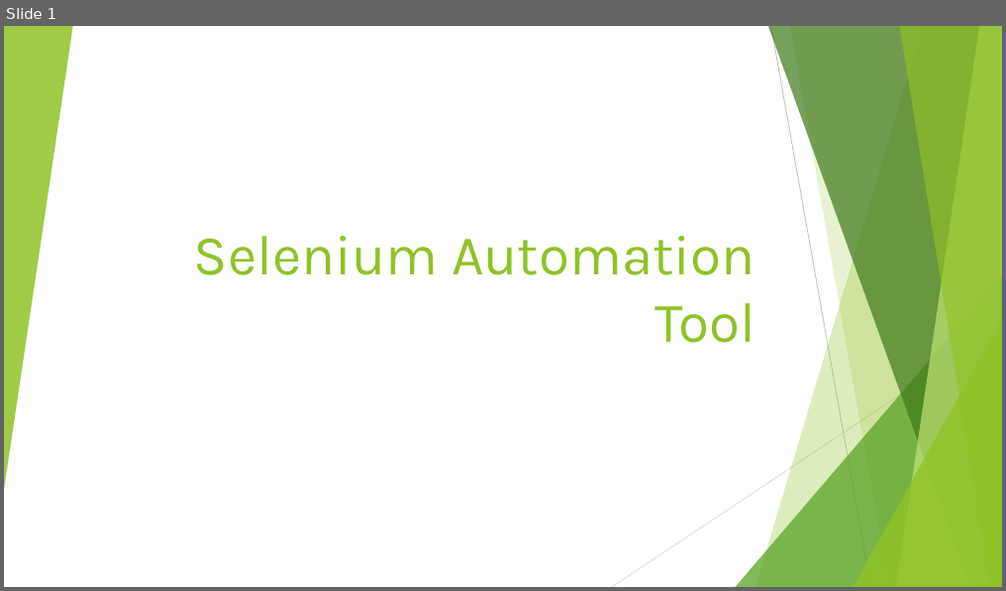
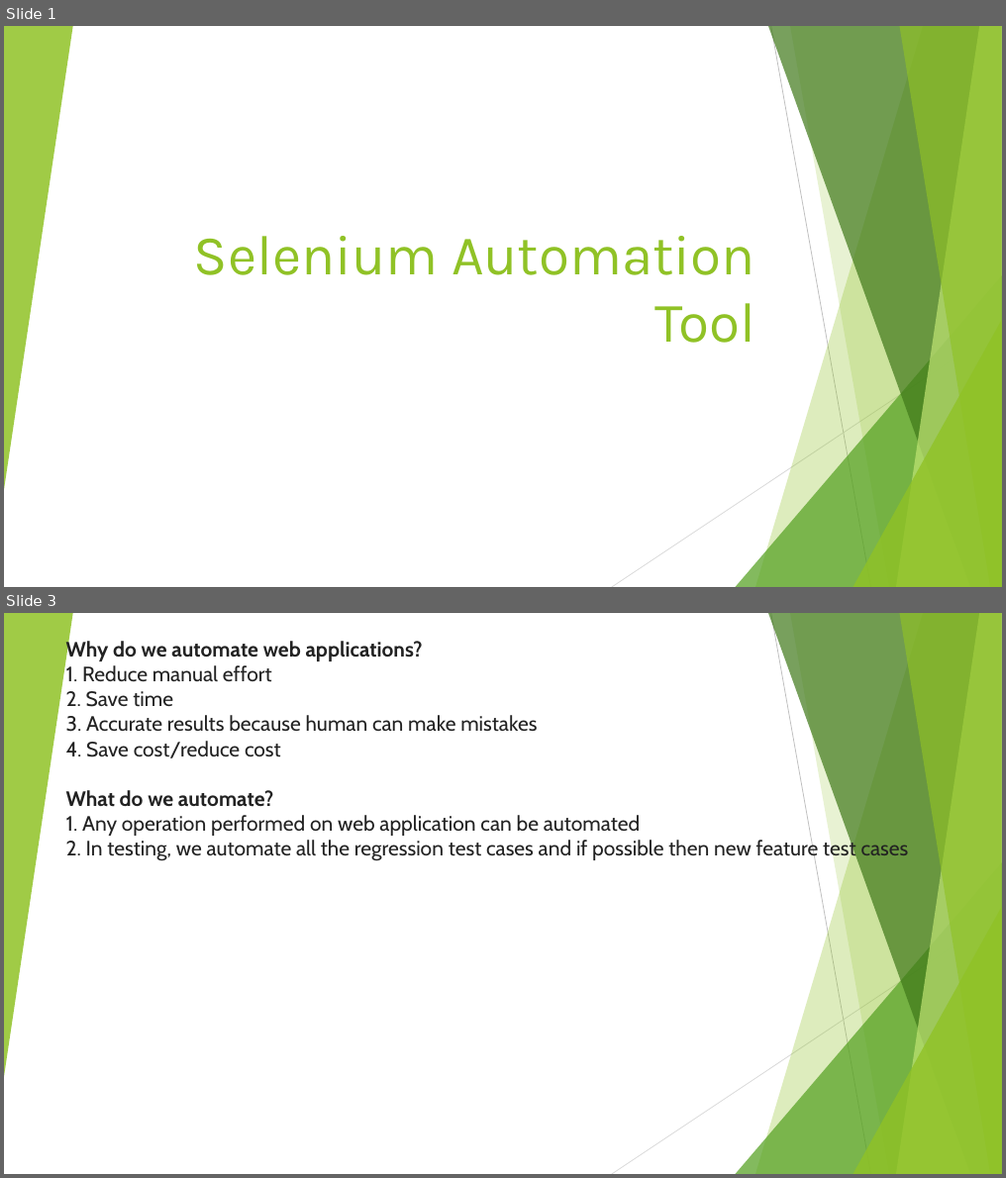
Before and after one commit to skp599/MyFirstProject, a slide deck: Selenium.pptx. Shown one above the other, each under a label of ours: slide 1 before the commit, slides 1 and 3 after it; the slides between them are not shown. The pictures are 1006x591 and 1006x1178 pixels, drawn with LibreOffice and Linux fonts; fonts in the diff are those of the drawing. Boxes give left, top, right and bottom in pixels: in the first picture for what was removed or moved away, otherwise in the second. Text is boxed around its words. In the diff, an @@ line names an element or a change of style, - is before the commit and + after.

```diff
--- a/Selenium.pptx
+++ b/Selenium.pptx
@@ slide 3 added at box(4, 613, 1002, 1174), background #FFFFFF; not listed: 10 template elements that a slide beside it also shows @@
@@ title added at box(66, 639, 909, 862), 20 pt, text #222222 @@
+Why do we automate web applications?
+1. Reduce manual effort
+2. Save time
+3. Accurate results because human can make mistakes
+4. Save cost/reduce cost
+What do we automate?
+1. Any operation performed on web application can be automated
+2. In testing, we automate all the regression test cases and if possible then new feature test cases
```
Also in this commit, not shown: 4 slides changed, 1 other slide added.
